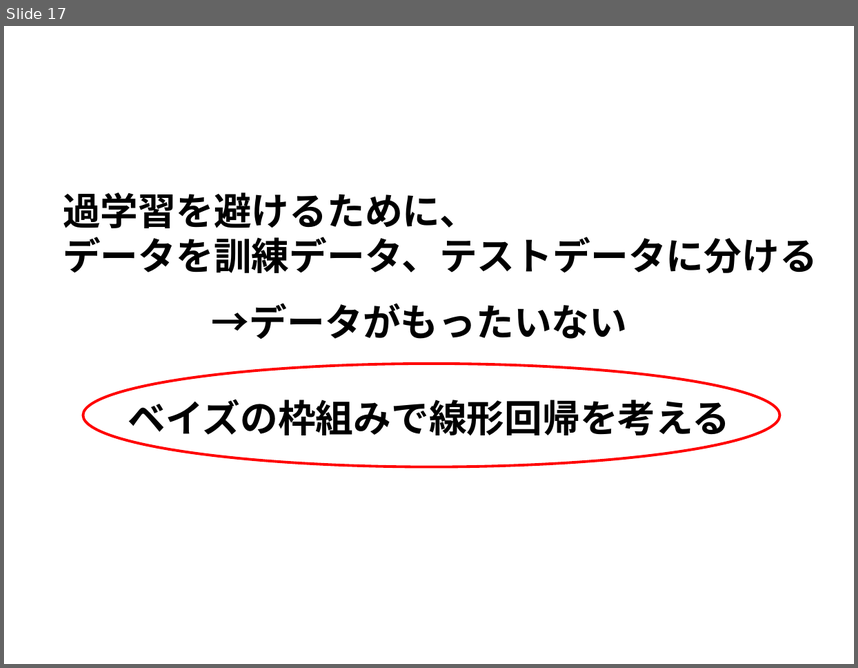
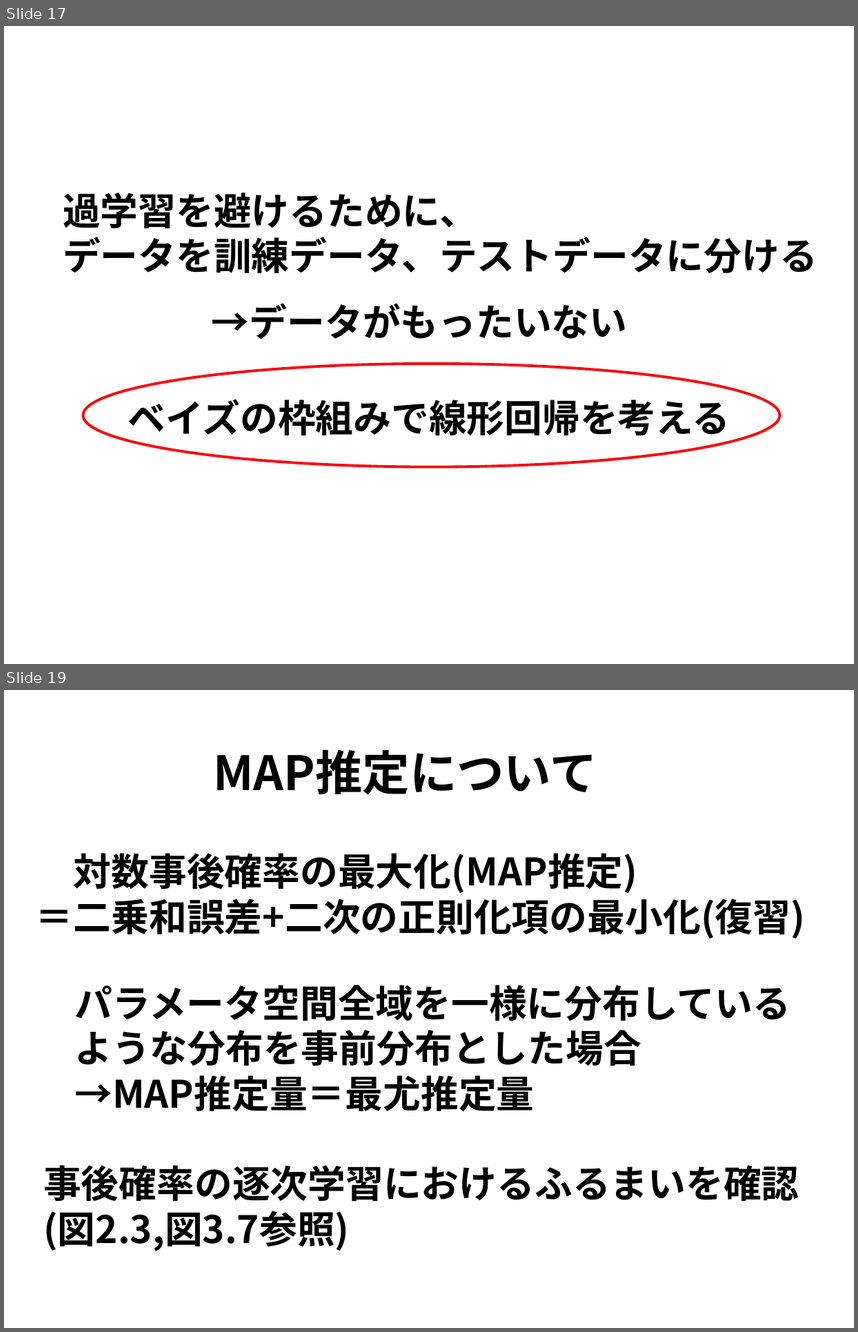
Before and after one commit to j-i-k-o/PRMLSeminar, a slide deck: 3章/PRML3章.pptx. Shown one above the other, each under a label of ours: slide 17 before the commit, slides 17 and 19 after it; the slides between them are not shown. The pictures are 858x668 and 858x1332 pixels, drawn with LibreOffice and Linux fonts; fonts in the diff are those of the drawing. Boxes give left, top, right and bottom in pixels: in the first picture for what was removed or moved away, otherwise in the second. Text is boxed around its words. In the diff, an @@ line names an element or a change of style, - is before the commit and + after.

```diff
--- a/3章/PRML3章.pptx
+++ b/3章/PRML3章.pptx
@@ slide 19 added at <box>4,690,854,1328</box>, background #FFFFFF @@
@@ text added at <box>214,750,597,795</box>, 40 pt, text #000000, bold @@
+MAP推定について
@@ text added at <box>36,853,805,938</box>, 32 pt, text #000000, bold @@
+対数事後確率の最大化(MAP推定)
+＝二乗和誤差+二次の正則化項の最小化(復習)
@@ text added at <box>74,985,791,1111</box>, 32 pt, text #000000, bold @@
+パラメータ空間全域を一様に分布しているような分布を事前分布とした場合
+→MAP推定量＝最尤推定量
@@ text added at <box>43,1165,799,1251</box>, 32 pt, text #000000, bold @@
+事後確率の逐次学習におけるふるまいを確認(図2.3,図3.7参照)
```
Also in this commit, not shown: 1 slide changed, 1 other slide added.
